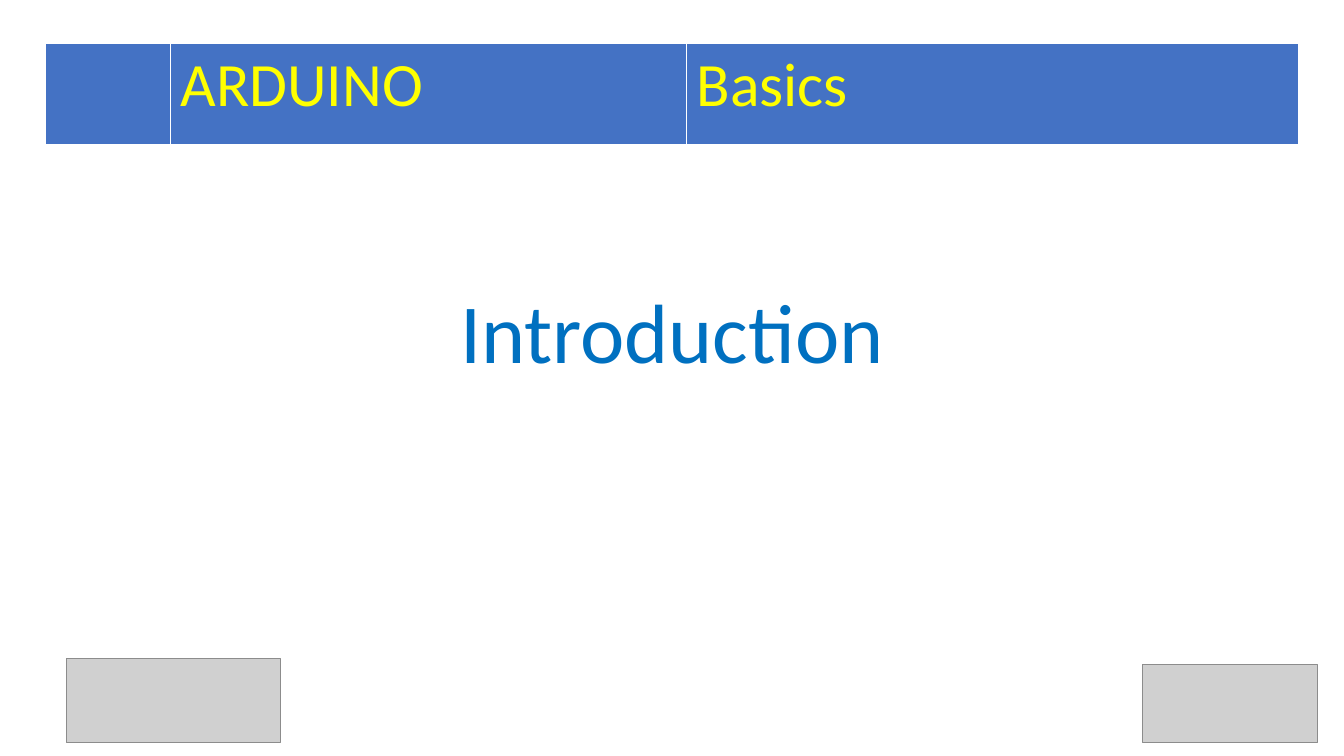
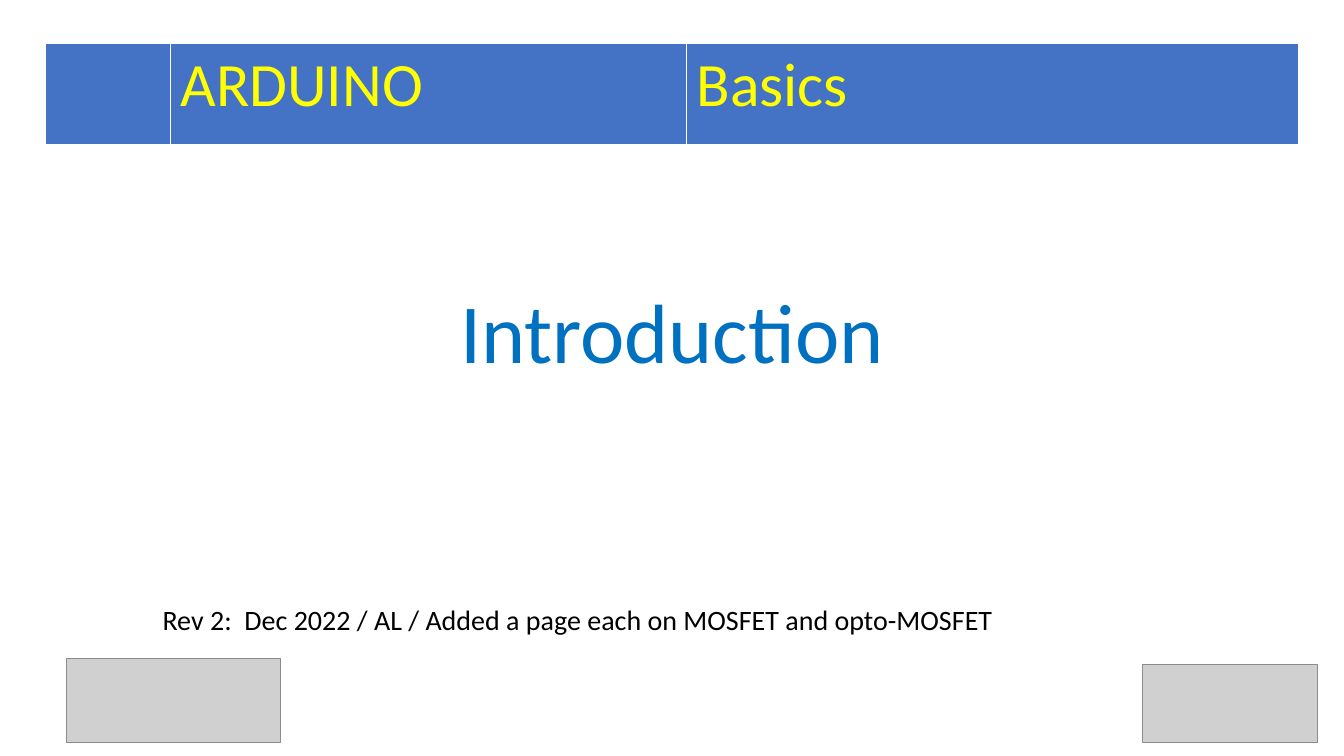
Before and after one commit to Alan-Lomax/MERG-SIG-Presentations, a slide deck: slide 2 of Arduino IO Compendium.pptx. Drawn at 1344x756 pixels with LibreOffice and Linux fonts; fonts in the diff are those of the drawing; grey boxes stand for pictures. Boxes give left, top, right and bottom in pixels: in the first picture for what was removed or moved away, otherwise in the second. Text is boxed around its words. In the diff, an @@ line names an element or a change of style, - is before the commit and + after.

```diff
--- a/Arduino IO Compendium.pptx
+++ b/Arduino IO Compendium.pptx
@@ subtitle added at bbox=[163, 610, 993, 635], 20 pt, text #000000 @@
+Rev 2: Dec 2022 / AL / Added a page each on MOSFET and opto-MOSFET
```
Also in this commit, not shown: 4 other slides changed, 2 slides added, 4 other files.
